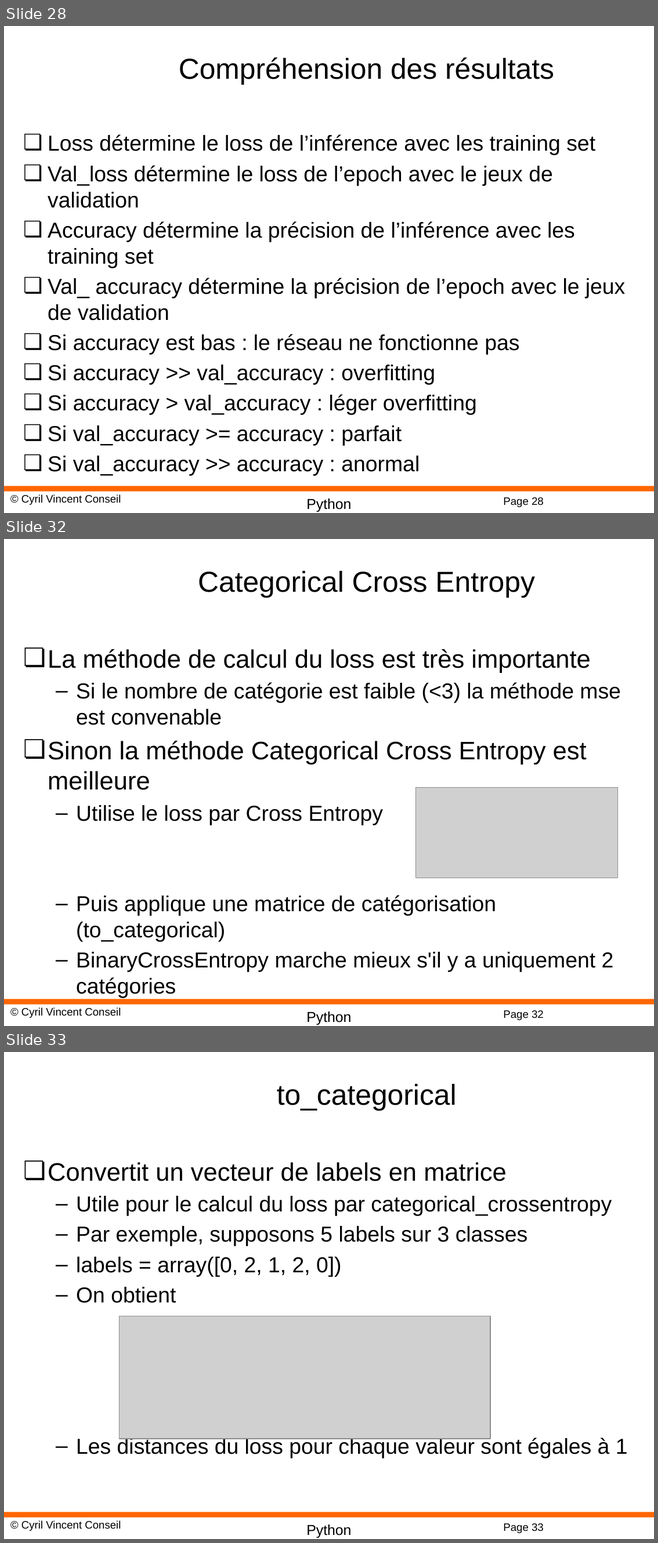
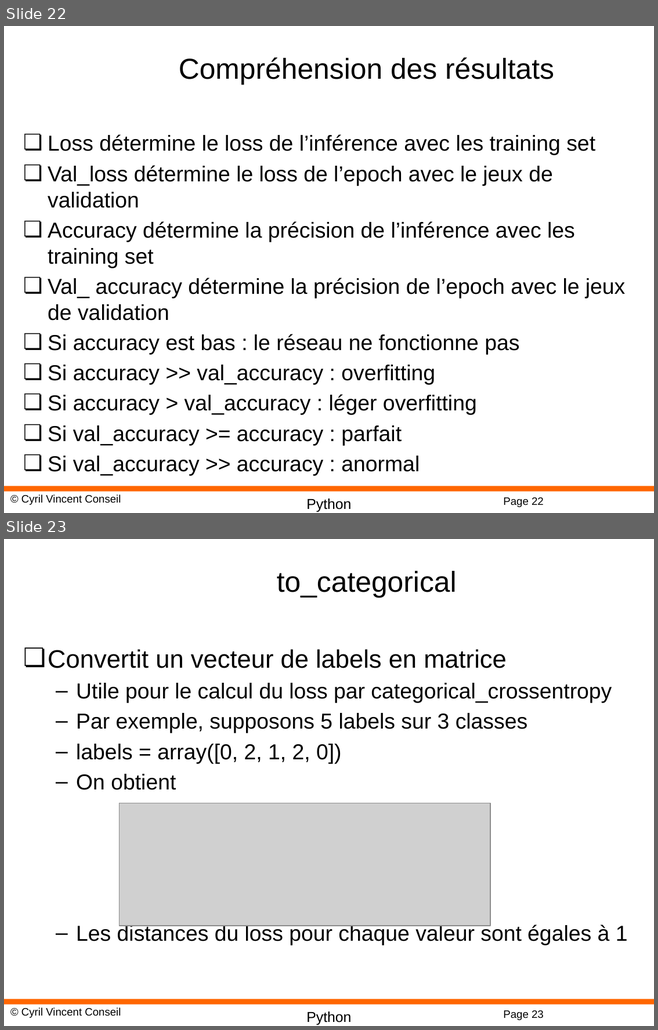
Before and after one commit to cyrilvincent/ML, a slide deck: PPT/DeepLearning09-Keras.pptx. Shown one above the other, each under a label of ours: slides 28, 32 and 33 before the commit, slides 22 and 23 after it; the slides between them are not shown. The pictures are 658x1543 and 658x1030 pixels, drawn with LibreOffice and Linux fonts; fonts in the diff are those of the drawing; grey boxes stand for pictures; background and template pictures are left out. Boxes give left, top, right and bottom in pixels: in the first picture for what was removed or moved away, otherwise in the second. Text is boxed around its words. In the diff, an @@ line names an element or a change of style, - is before the commit and + after.

```diff
--- a/PPT/DeepLearning09-Keras.pptx
+++ b/PPT/DeepLearning09-Keras.pptx
@@ slide 32 removed at (4,539,654,1026), background #FFFFFF; not listed: 4 template elements that a slide beside it also shows @@
@@ title removed at (198,571,535,598) @@
-Categorical Cross Entropy
@@ text removed at (48,649,621,998) @@
-❏ La méthode de calcul du loss est très importante
-  – Si le nombre de catégorie est faible (<3) la méthode mse est convenable
-❏ Sinon la méthode Categorical Cross Entropy est meilleure
-  – Utilise le loss par Cross Entropy
-  – Puis applique une matrice de catégorisation (to_categorical)
-  – BinaryCrossEntropy marche mieux s'il y a uniquement 2 catégories
@@ picture removed at (416,788,618,878) @@
@@ what was slide 28 is now slide 22 @@
@@ page number at (503,498,543,507): text changed @@
-Page 28
+Page 22
@@ what was slide 33 is now slide 23 @@
@@ page number at (503,1011,543,1020): text changed @@
-Page 33
+Page 23
```
Also in this commit, not shown: 2 slides changed, 17 other slides removed, 3 other files.
